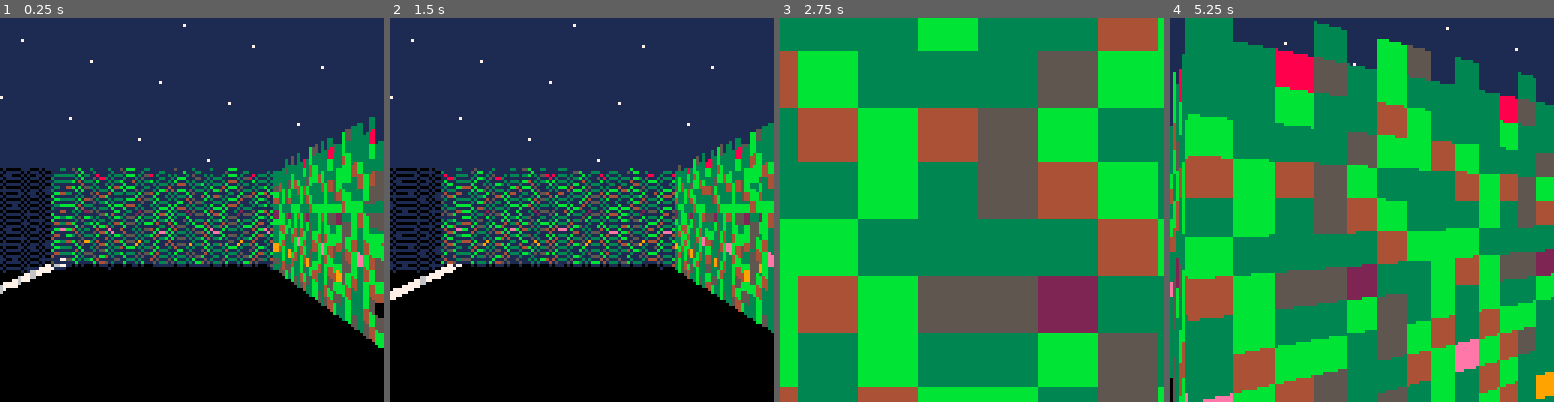
Above: before the commit, frames 1-4 (left to right).
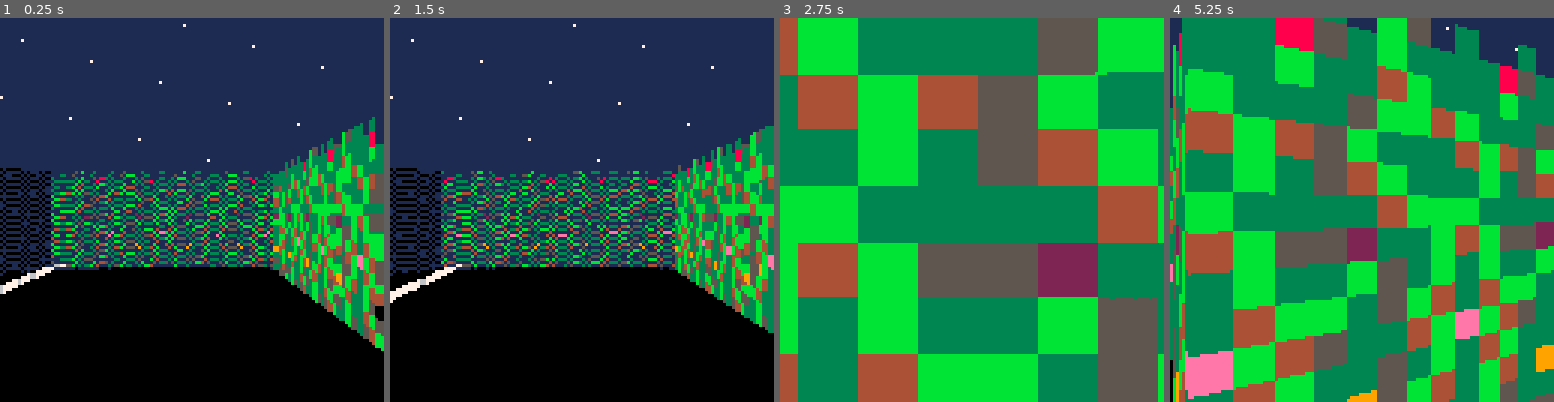
Above: after the commit, the same moments.

Repository: jcwilk/anx
Game: PICO-8 cartridge anx.p8
Same seed, same stepped clock (60 frames per second), same inputs: the game is played once before the commit and once after it.
Inputs:
- Up to frame 1 (0.25 s): no input
- Up to frame 2 (1.5 s): tap X (X key) at 0.33, 1.07 s; tap O (Z key) at 0.7 s
- Up to frame 3 (2.75 s): hold Right 1.6-2.1 s; tap O (Z key) at 1.7, 2.1, 2.5 s; tap X (X key) at 1.85 s; hold Up 2.15-2.42 s; hold Right from 2.47 s (still down)
- Up to frame 4 (5.25 s): tap O (Z key) every 0.4 s from 2.9 to 4.9 s; tap X (X key) at 2.97, 4.08, 5.2 s; release Right at 3.03 s; hold Left 3.08-3.58 s; hold Down 3.63-3.97 s; hold Right 4.02-4.68 s; hold Up 4.73-5.03 s; hold Left from 5.08 s (still down)

The runs differ from the first frame. In frame 1, 4.9% of the frame differs, in the area x 0-100%, y 25-87%; in frame 2, 4.1%; in frame 3, 49%; in frame 4, 72%, in the area x 0-100%, y 0-100%.

Commit message:
Make anxiety adjust gradually and affect height

Diff:
--- a/anx.p8
+++ b/anx.p8
@@ -588,7 +588,7 @@
   if m.talk_delay <= 0 then
    sfx(flr(rnd(4)))
    m.talk_delay=30+rnd(10)
-   add_anxiety(player:turn_towards(m))
+   add_anxiety()
   else
    m.talk_delay-=1
   end
@@ -692,7 +692,8 @@
 field_of_view=orig_field_of_view -- 45*
 orig_draw_distance=8
 draw_distance=orig_draw_distance
-height_ratio=.6
+orig_height_ratio=.6
+height_ratio=orig_height_ratio
 distance_from_player_cutoff=.4
 mob_hitbox_radius=.45 -- this should be less than .5 but more than distance_from_player_cutoff
 height_scale=20 -- multiplier for something at distance of one after dividing by field of view
@@ -908,26 +909,28 @@
  if walking_step >= 1 then walking_step=0 end
 end
 
+visual_anxiety = current_anxiety
+max_anxiety_diff = .3
 function recalc_settings()
+ local anxiety_diff = current_anxiety - visual_anxiety
+ local max_diff = max(abs(anxiety_diff/10),max_anxiety_diff)
+ visual_anxiety+= mid(-max_anxiety_diff,anxiety_diff,max_anxiety_diff)
+
  -- https://www.desmos.com/calculator/pfberbcv2c
  local downscale_anxiety = .4 --sliding scale for how intense to make it
- local anxiety_factor = -2/(-current_anxiety*downscale_anxiety-2)
+ local anxiety_factor = -2/(-visual_anxiety*downscale_anxiety-2)
  fisheye_ratio = (1 - anxiety_factor) * 4
  --field_of_view = orig_field_of_view / anxiety_factor
  height_ratio = .44+.08*abs(sin(walking_step))+.15*anxiety_factor
  draw_distance = orig_draw_distance * (1/4 + 3/4*anxiety_factor)
  turn_amount = orig_turn_amount * (2 - anxiety_factor)
+ height_ratio = orig_height_ratio * (.5 + anxiety_factor/2)
  speed = orig_speed * (2 - anxiety_factor)
 end
 
-function nudge_player(angle)
- --player_bearing_v+=angle/30+tounit(angle)/100
-end
-
-function add_anxiety(angle)
+function add_anxiety()
  current_anxiety+=3
  anxiety_recover_cooldown = 3
- nudge_player(angle)
 end
 
 function _update()
--- a/main.lua
+++ b/main.lua
@@ -3,7 +3,8 @@
 field_of_view=orig_field_of_view -- 45*
 orig_draw_distance=8
 draw_distance=orig_draw_distance
-height_ratio=.6
+orig_height_ratio=.6
+height_ratio=orig_height_ratio
 distance_from_player_cutoff=.4
 mob_hitbox_radius=.45 -- this should be less than .5 but more than distance_from_player_cutoff
 height_scale=20 -- multiplier for something at distance of one after dividing by field of view
@@ -219,26 +220,28 @@
   if walking_step >= 1 then walking_step=0 end
 end
 
+visual_anxiety = current_anxiety
+max_anxiety_diff = .3
 function recalc_settings()
+  local anxiety_diff = current_anxiety - visual_anxiety
+  local max_diff = max(abs(anxiety_diff/10),max_anxiety_diff)
+  visual_anxiety+= mid(-max_anxiety_diff,anxiety_diff,max_anxiety_diff)
+
   -- https://www.desmos.com/calculator/pfberbcv2c
   local downscale_anxiety = .4 --sliding scale for how intense to make it
-  local anxiety_factor = -2/(-current_anxiety*downscale_anxiety-2)
+  local anxiety_factor = -2/(-visual_anxiety*downscale_anxiety-2)
   fisheye_ratio = (1 - anxiety_factor) * 4
   --field_of_view = orig_field_of_view / anxiety_factor
   height_ratio = .44+.08*abs(sin(walking_step))+.15*anxiety_factor
   draw_distance = orig_draw_distance * (1/4 + 3/4*anxiety_factor)
   turn_amount = orig_turn_amount * (2 - anxiety_factor)
+  height_ratio = orig_height_ratio * (.5 + anxiety_factor/2)
   speed = orig_speed * (2 - anxiety_factor)
 end
 
-function nudge_player(angle)
-  --player_bearing_v+=angle/30+tounit(angle)/100
-end
-
-function add_anxiety(angle)
+function add_anxiety()
   current_anxiety+=3
   anxiety_recover_cooldown = 3
-  nudge_player(angle)
 end
 
 function _update()
--- a/sprites.p8
+++ b/sprites.p8
@@ -588,7 +588,7 @@
     if m.talk_delay <= 0 then
       sfx(flr(rnd(4)))
       m.talk_delay=30+rnd(10)
-      add_anxiety(player:turn_towards(m))
+      add_anxiety()
     else
       m.talk_delay-=1
     end
